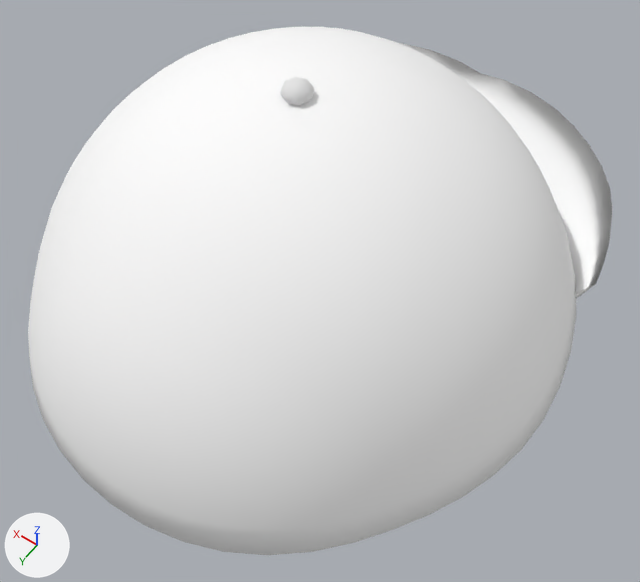
The glTF model modules/gamer-services/assets/avatars/v3/hat_cap.female.glb, before and after one commit.
Both versions are drawn from a camera (50 mm lens) standing at (-0.274, 0.358, 2.072) and looking at (-0.036, 0.025, 1.549). Arrows for +X, +Y and +Z are at lower left; the lights stay in place. The first picture is the older version. Vertices at exactly the same position are counted once.

Before the edit, the objects in view are built like this:
```python
me_hat_cap = bpy.data.meshes.new('hat_cap')
me_hat_cap.from_pydata(...)  # 842 vertices, 1626 faces; spans x -0.218..0.218, y -0.289..0.226, z 1.487..1.711
# faces by material slot: [1546, 80]
me_hat_cap.materials.append(mat_hat_cap_0)  # white #ffffff
me_hat_cap.materials.append(mat_hat_cap_1)  # white #e7e7e7
ob_hat_cap = bpy.data.objects.new('hat_cap', me_hat_cap)
ob_hat_cap.location = (0.0, 0.0, 0.0)
```
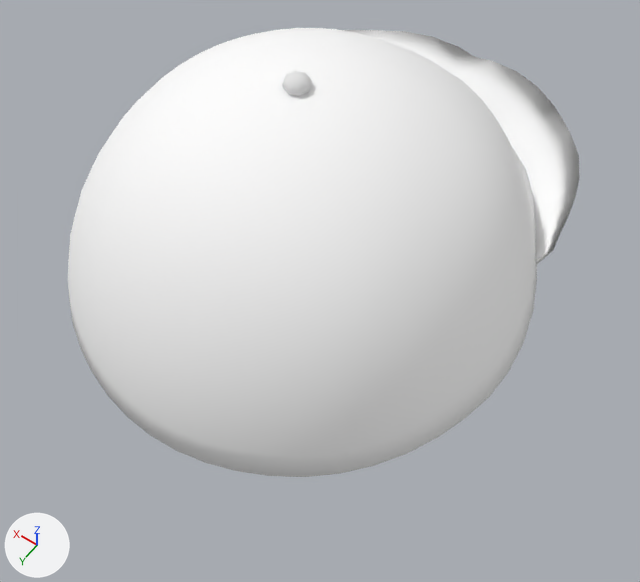
Location of each change, (x1, y1, x2, y2) in pixels of the pictures (640 x 582 px; the box of a moved part takes in the faces that stretch with it):
```json
{"object": "hat_cap", "change": "reshaped", "before": [28, 27, 612, 555], "after": [68, 28, 580, 477], "on screen": "12% narrower, 15% shorter"}
{"part": 1, "of": "me_hat_cap", "change": "moved or reshaped", "before": [280, 77, 314, 106], "after": [282, 71, 312, 96]}
{"part": 2, "of": "me_hat_cap", "change": "moved or reshaped", "before": [28, 27, 612, 555], "after": [68, 28, 580, 477]}
```

Scene script edits in JSON lines:
```json
{"block": "me_hat_cap", "where": "# used by ob_hat_cap; location = (0.0, 0.0, 0.0)"}
{"op": "remove", "block": "me_hat_cap", "code": "me_hat_cap.from_pydata(...)  # 842 vertices, 1626 faces; spans x -0.218..0.218, y -0.289..0.226, z 1.487..1.711"}
{"op": "add", "block": "me_hat_cap", "code": "me_hat_cap.from_pydata(...)  # 842 vertices, 1626 faces; spans x -0.183..0.183, y -0.27..0.18, z 1.519..1.716"}
{"block": "me_hat_cap", "change": "me_hat_cap part 1: the loose piece of 42 vertices spanning x -0.011..0.011, y -0.011..0.011, z 1.696..1.711 is scaled about its middle by 0.871, then moved by (0.0, 0.0, 0.006)"}
{"block": "me_hat_cap", "change": "me_hat_cap part 2: 800 of 842 vertices moved; they spanned x -0.218..0.218, y -0.289..0.226, z 1.487..1.7 and now span x -0.183..0.183, y -0.27..0.18, z 1.519..1.707; mean shift (0.0, 0.0, 0.018); largest move (0.0, 0.226, 1.488) -> (0.0, 0.18, 1.52)"}
```
